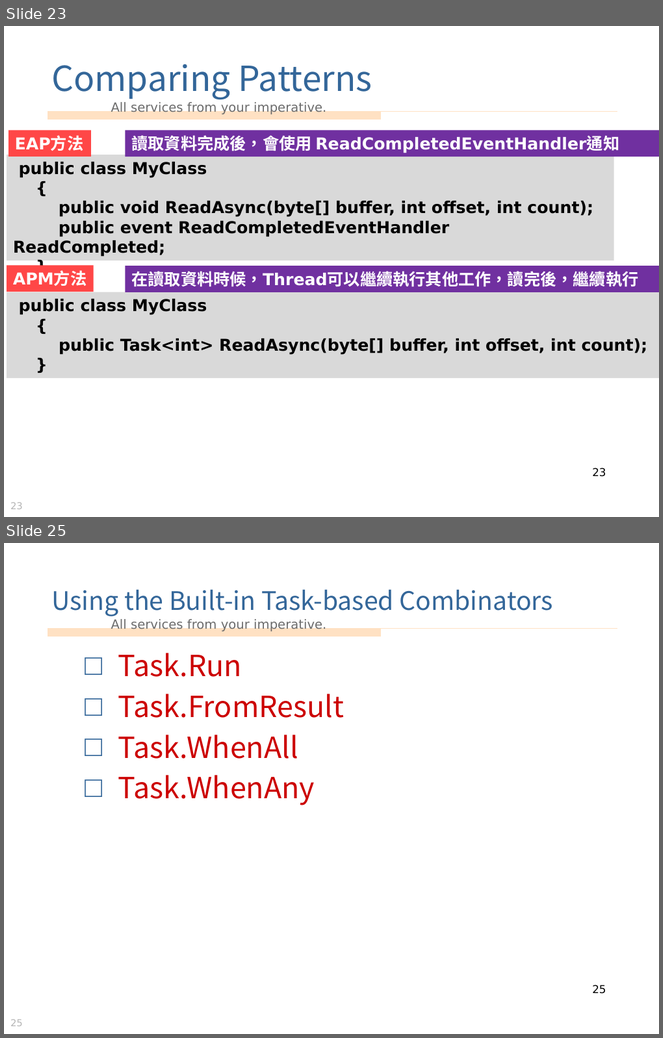
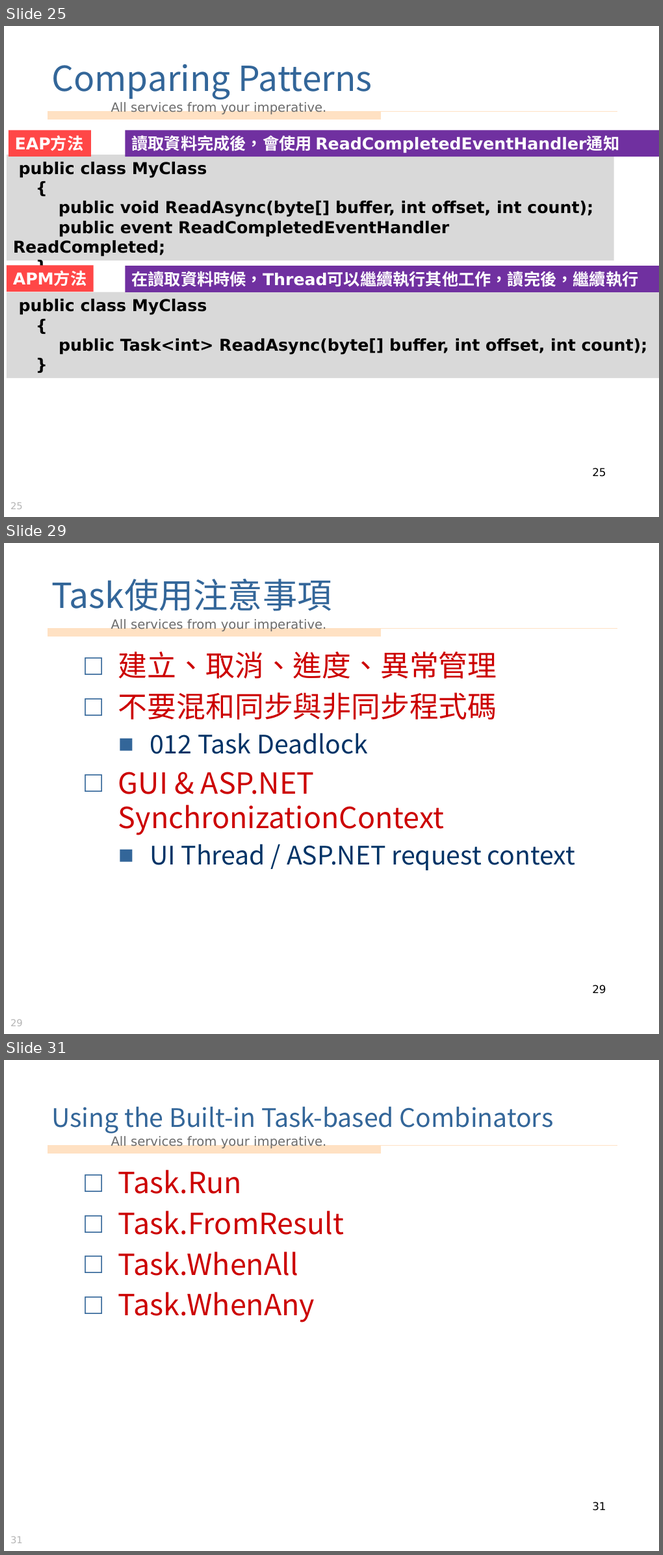
Before and after one commit to vulcanlee/Parallel_Asynchronous_Sample, a slide deck: 多執行緒處理和非同步處理.pptx. Shown one above the other, each under a label of ours: slides 23 and 25 before the commit, slides 25, 29 and 31 after it; the slides between them are not shown. The pictures are 663x1038 and 663x1555 pixels, drawn with LibreOffice and Linux fonts; fonts in the diff are those of the drawing; background and template pictures are left out. Boxes give left, top, right and bottom in pixels: in the first picture for what was removed or moved away, otherwise in the second. Text is boxed around its words. In the diff, an @@ line names an element or a change of style, - is before the commit and + after.

```diff
--- a/多執行緒處理和非同步處理.pptx
+++ b/多執行緒處理和非同步處理.pptx
@@ slide 29 added at (4,543,659,1034), background picture (left out); not listed: 4 template elements that a slide beside it also shows @@
@@ title added at (51,579,332,611), 38 pt, text #336699 @@
+Task使用注意事項
@@ text added at (118,652,575,871), 32 pt, text #CC0000 @@
+□ 建立、取消、進度、異常管理
+□ 不要混和同步與非同步程式碼
+  ■ 012 Task Deadlock
+□ GUI & ASP.NET SynchronizationContext
+  ■ UI Thread / ASP.NET request context
@@ page number added at (592,985,606,994), 12 pt, text #000000 @@
+29
@@ what was slide 23 is now slide 25 @@
@@ page number at (592,468,606,477): text changed @@
-23
+25
@@ page number at (10,502,23,510): text changed @@
-23
+25
@@ what was slide 25 is now slide 31 @@
@@ page number at (592,1502,606,1511): text changed @@
-25
+31
@@ page number at (10,1536,23,1544): text changed @@
-25
+31
```
Also in this commit, not shown: 4 slides changed, 5 other slides added, 2 other files.
